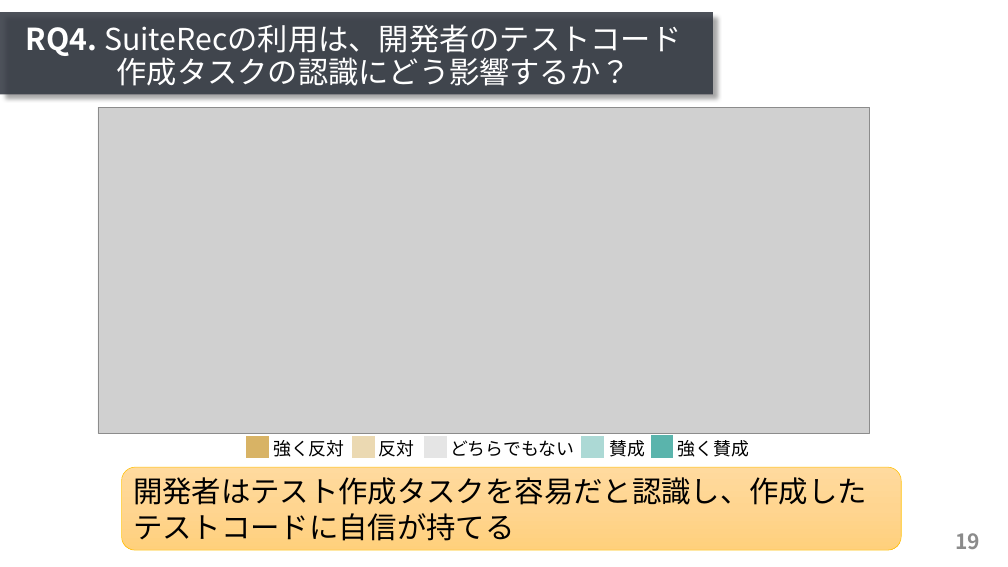
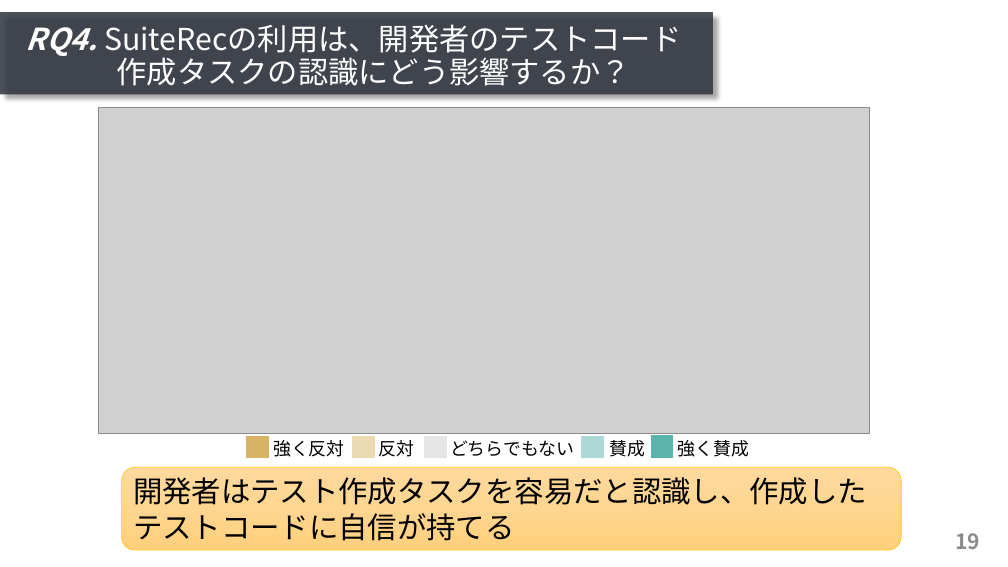
Before and after one commit to ryosuke-ku/mthesis2020-pre, a slide deck: slide 19 of presentation_kurachi.pptx. Drawn at 1008x567 pixels with LibreOffice and Linux fonts; fonts in the diff are those of the drawing; grey boxes stand for pictures. Boxes give left, top, right and bottom in pixels: in the first picture for what was removed or moved away, otherwise in the second. Text is boxed around its words. In the diff, an @@ line names an element or a change of style, - is before the commit and + after.

```diff
--- a/presentation_kurachi.pptx
+++ b/presentation_kurachi.pptx
@@ title "RQ4. SuiteRecの利用は、開発者のテストコード 作成タスクの認識にどう影響するか？" at (x1=26, y1=24, x2=681, y2=86): italic on in "RQ4." @@
```
Also in this commit, not shown: 9 other slides changed.
